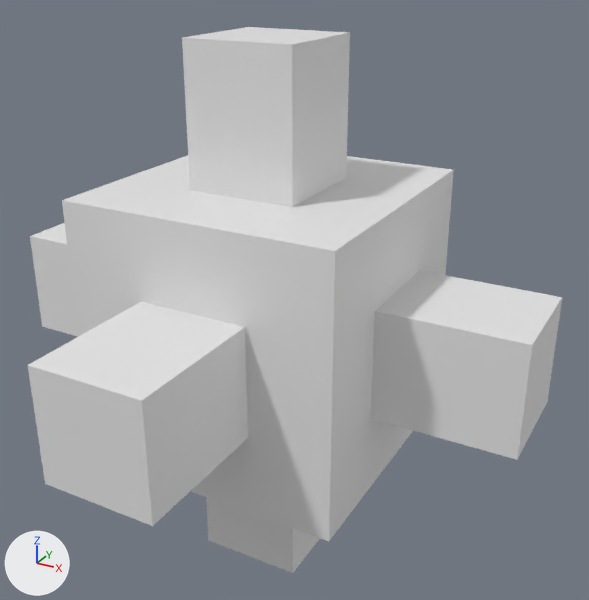
Renders of the glTF model src/main/resources/assets/magneticraft/models/block/gltf/burnt_electric_cable.gltf from each side of a commit.
Both versions are drawn from a 50 mm lens placed at (1.21, -1.702, 1.139), pointed at (0.533, -0.47, 0.523). The lights are fixed; the arrows at lower left show +X, +Y and +Z. The first picture is the older version. Materials are left out; every surface is plain grey.

Before the edit, the objects in view are built like this:
```python
me_burnt_mesh = bpy.data.meshes.new('burnt_mesh')
me_burnt_mesh.from_pydata(...)  # a box spanning x 0.0..1.0, y -1.0..0.0, z 0.0..1.0
me_burnt_mesh.materials.append(mat_charred)
ob_charred_core = bpy.data.objects.new('charred_core', me_burnt_mesh)
ob_charred_core.location = (0.25, -0.25, 0.25)
ob_charred_core.scale = (0.5, 0.5, 0.5)
ob_stub_down = bpy.data.objects.new('stub_down', me_burnt_mesh)
ob_stub_down.location = (0.4, -0.4, 0.0)
ob_stub_down.scale = (0.2, 0.2, 0.3)
ob_stub_east = bpy.data.objects.new('stub_east', me_burnt_mesh)
ob_stub_east.location = (0.7, -0.4, 0.4)
ob_stub_east.scale = (0.3, 0.2, 0.2)
ob_stub_south = bpy.data.objects.new('stub_south', me_burnt_mesh)
ob_stub_south.location = (0.4, -0.7, 0.4)
ob_stub_south.scale = (0.2, 0.3, 0.2)
ob_stub_up = bpy.data.objects.new('stub_up', me_burnt_mesh)
ob_stub_up.location = (0.4, -0.4, 0.7)
ob_stub_up.scale = (0.2, 0.2, 0.3)
ob_stub_west = bpy.data.objects.new('stub_west', me_burnt_mesh)
ob_stub_west.location = (0.0, -0.4, 0.4)
ob_stub_west.scale = (0.3, 0.2, 0.2)
```
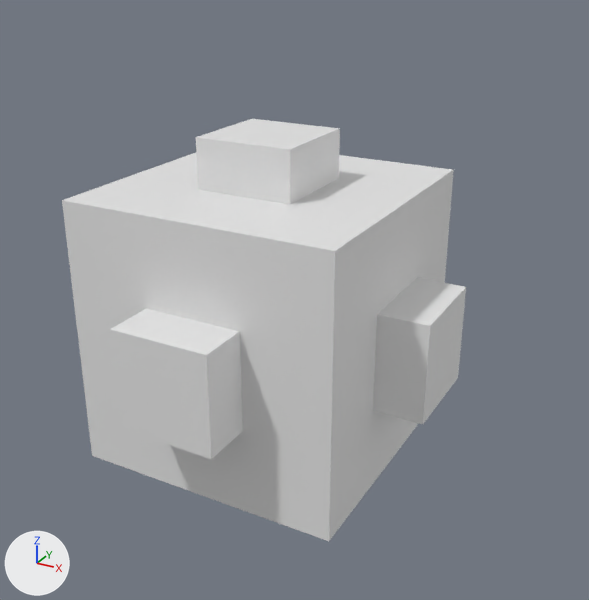
What differs and where, as boxes (x1, y1, x2, y2) in the pictures (589 x 600 px):
'stub_south', moved, rescaled (39% narrower, 32% shorter)
    before: (28, 302, 248, 526)
    after: (110, 308, 243, 459)
'stub_east', moved, rescaled
    before: (370, 271, 562, 460)
    after: (373, 278, 466, 424)
'stub_up', moved, rescaled
    before: (182, 27, 350, 207)
    after: (196, 119, 340, 204)
'stub_down', moved, rescaled (not visible afterwards)
    before: (206, 497, 320, 573)
'stub_west', moved, rescaled (not visible afterwards)
    before: (30, 223, 78, 336)

The change in detail:
Object 'stub_west' (ob_stub_west) moves from (0.0, -0.4, 0.4) to (0.16, -0.41, 0.41).
Object 'stub_west' (ob_stub_west) is rescaled from (0.3, 0.2, 0.2) to (0.14, 0.18, 0.18).
Object 'stub_east' (ob_stub_east) moves from (0.7, -0.4, 0.4) to (0.7, -0.41, 0.41).
Object 'stub_east' (ob_stub_east) is rescaled from (0.3, 0.2, 0.2) to (0.14, 0.18, 0.18).
Object 'stub_down' (ob_stub_down) moves from (0.4, -0.4, 0.0) to (0.41, -0.41, 0.16).
Object 'stub_down' (ob_stub_down) is rescaled from (0.2, 0.2, 0.3) to (0.18, 0.18, 0.14).
Object 'stub_up' (ob_stub_up) moves from (0.4, -0.4, 0.7) to (0.41, -0.41, 0.7).
Object 'stub_up' (ob_stub_up) is rescaled from (0.2, 0.2, 0.3) to (0.18, 0.18, 0.14).
Object 'stub_south' (ob_stub_south) moves from (0.4, -0.7, 0.4) to (0.41, -0.7, 0.41).
Object 'stub_south' (ob_stub_south) is rescaled from (0.2, 0.3, 0.2) to (0.18, 0.14, 0.18).
